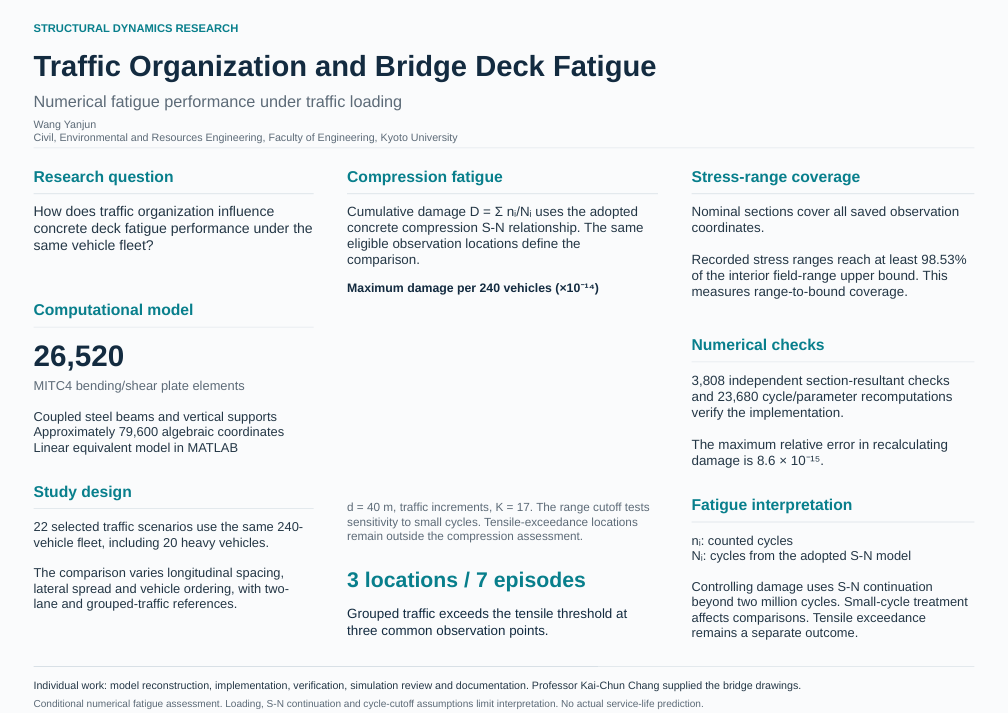
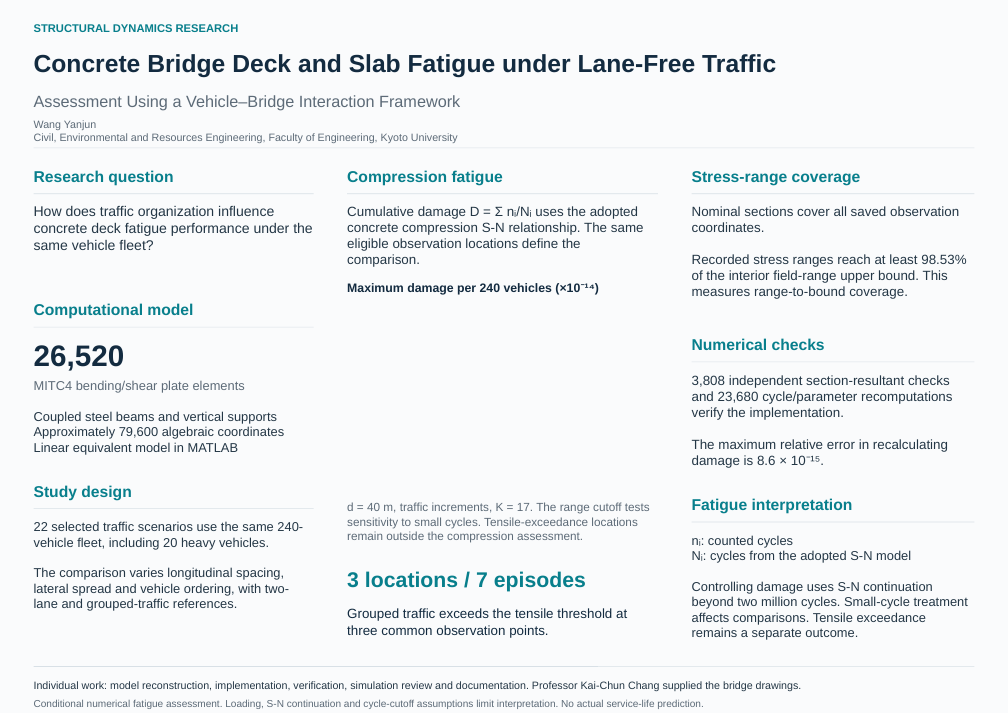
Before and after one commit to AkaiSora1337/vbi-research-case-study, a slide deck: slide 1 of poster/VBI_research_poster.pptx. Drawn at 1008x713 pixels with LibreOffice and Linux fonts; fonts in the diff are those of the drawing. Boxes give left, top, right and bottom in pixels: in the first picture for what was removed or moved away, otherwise in the second. Text is boxed around its words. In the diff, an @@ line names an element or a change of style, - is before the commit and + after.

Commit message:
Concrete Bridge Deck and Slab Fatigue under Lane-Free Traffic
Assessment Using a Vehicle–Bridge Interaction Framework

```diff
--- a/poster/VBI_research_poster.pptx
+++ b/poster/VBI_research_poster.pptx
@@ text at <box>34,54,776,78</box>: text changed; size 34.4 to 29.1 pt @@
-Traffic Organization and Bridge Deck Fatigue
+Concrete Bridge Deck and Slab Fatigue under Lane-Free Traffic
@@ text at <box>34,95,460,111</box>: text changed @@
-Numerical fatigue performance under traffic loading
+Assessment Using a Vehicle–Bridge Interaction Framework
```
Also in this commit, not shown: 5 other files.
